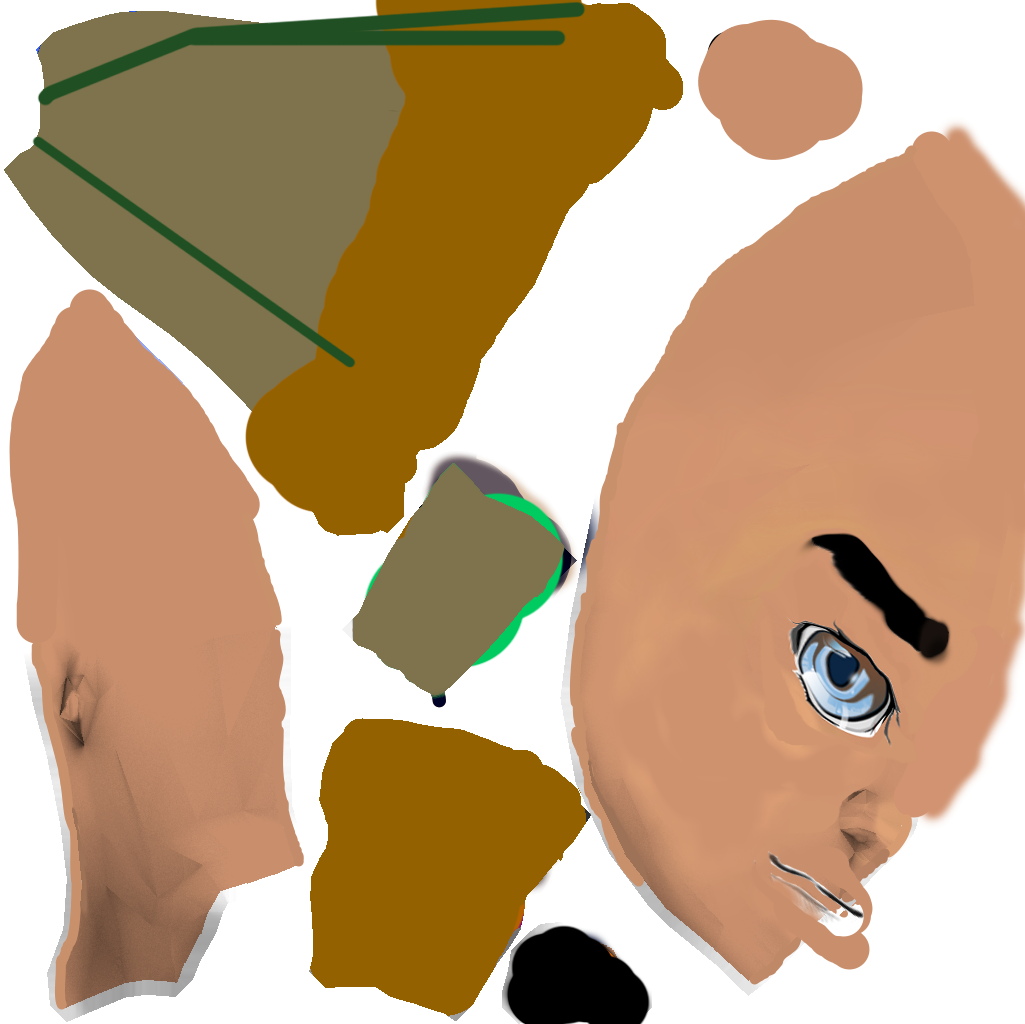
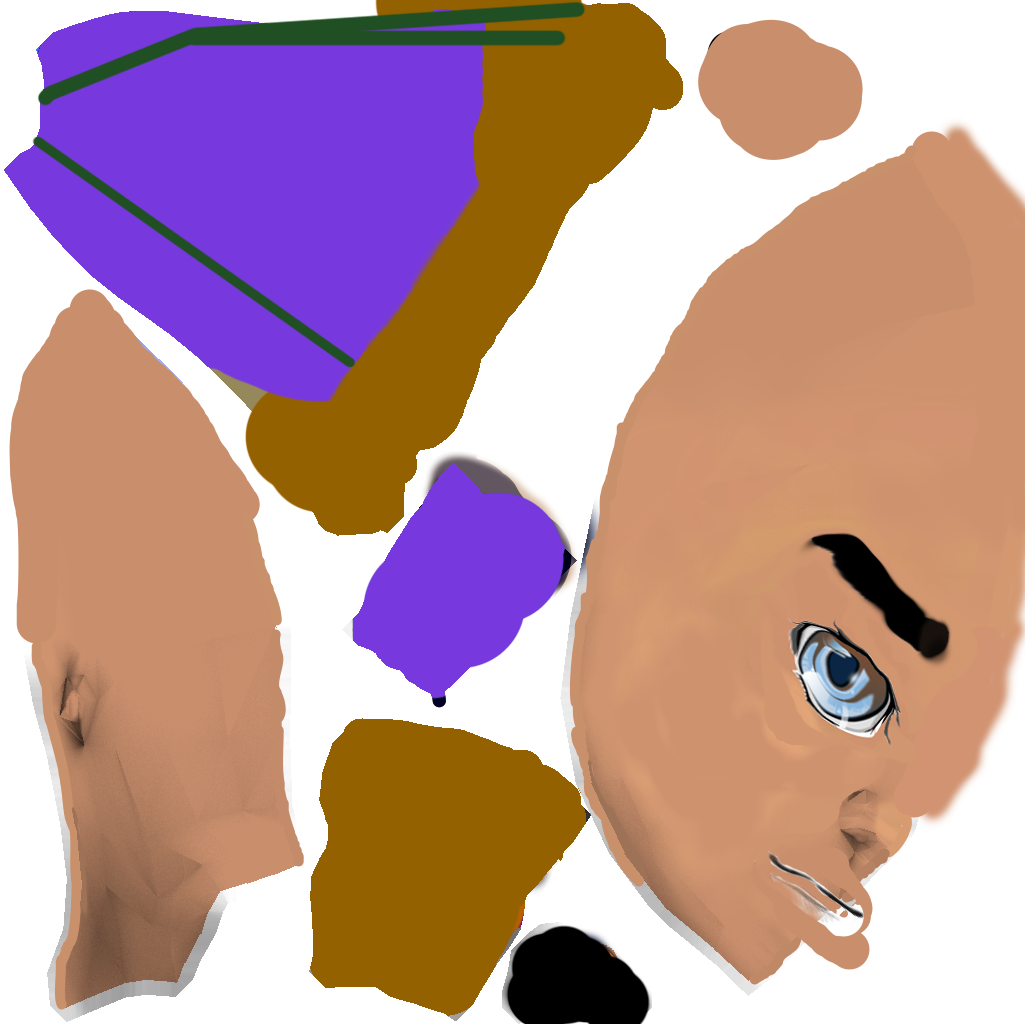
The second (1025, 1024) image is a revision of the first. Changes to its layers:
added layer "Layer 5" above "pants" over [4, 9, 565, 699]
painted on "Layer 1" over [4, 9, 565, 700]
